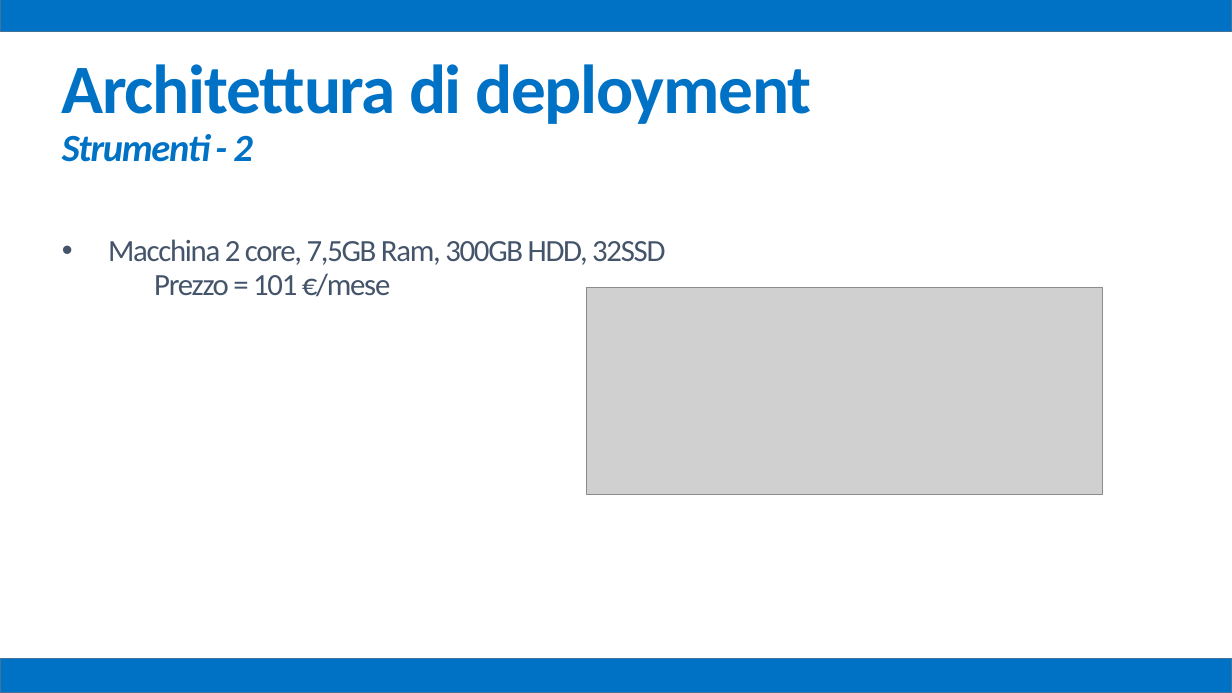
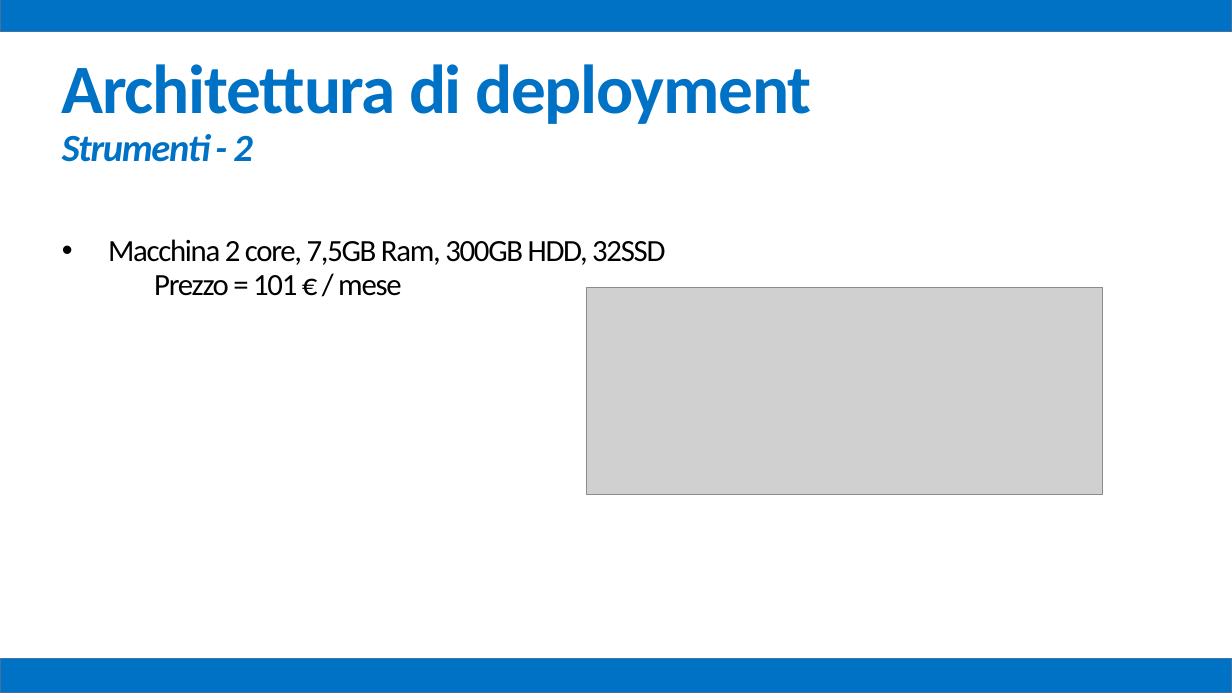
Before and after one commit to mz1991/ProgettoFebbraio2015, a slide deck: slide 43 of Febbraio 2015.pptx (slide 41 before the commit). Drawn at 1232x693 pixels with LibreOffice and Linux fonts; fonts in the diff are those of the drawing; grey boxes stand for pictures. Boxes give left, top, right and bottom in pixels: in the first picture for what was removed or moved away, otherwise in the second. Text is boxed around its words. In the diff, an @@ line names an element or a change of style, - is before the commit and + after.

```diff
--- a/Febbraio 2015.pptx
+++ b/Febbraio 2015.pptx
@@ text at (108,239,665,265): text colour #44546A to #000000 in "Macchina 2 core, 7,5GB Ram, 300GB HDD, ..." @@
@@ text at (154,275,402,296): text changed; text colour #44546A to #000000 @@
-Prezzo = 101 €/mese
+Prezzo = 101 € / mese
```
Also in this commit, not shown: 25 other slides changed, 19 slides added.
